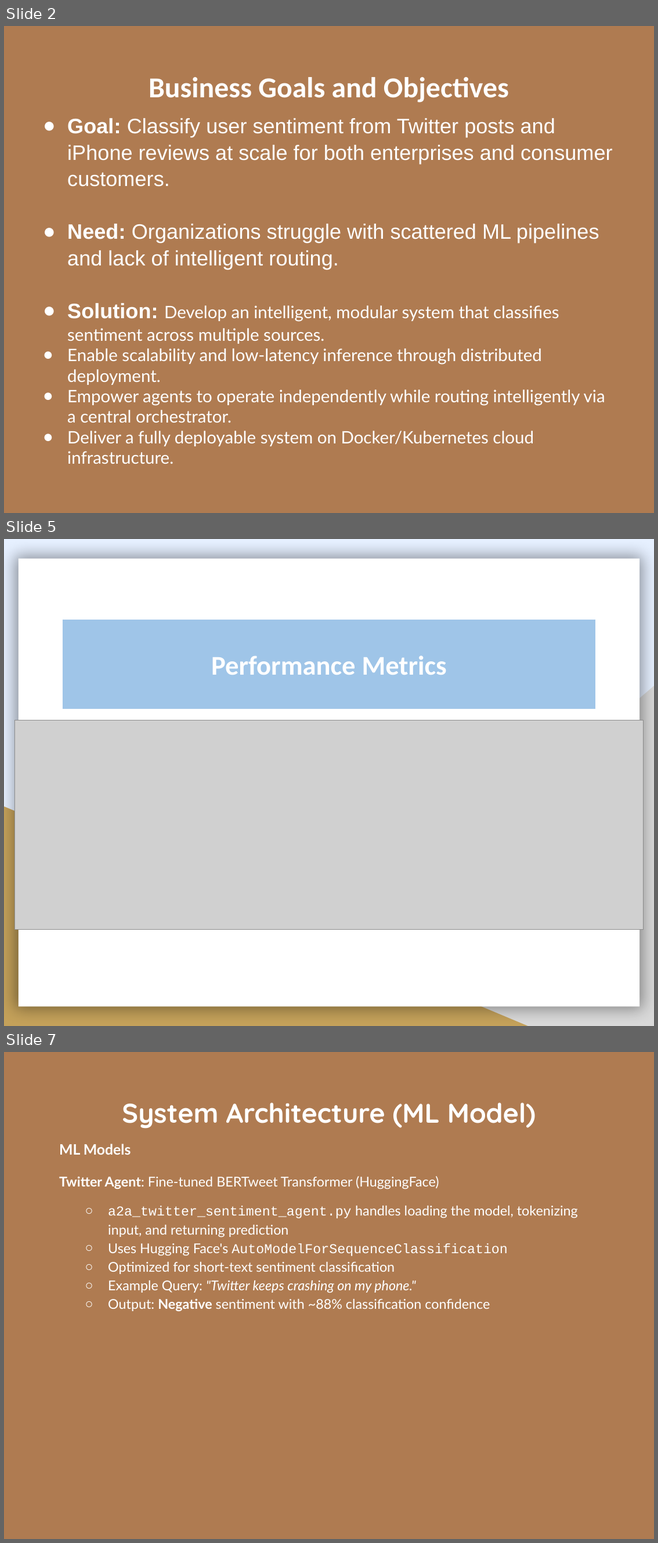
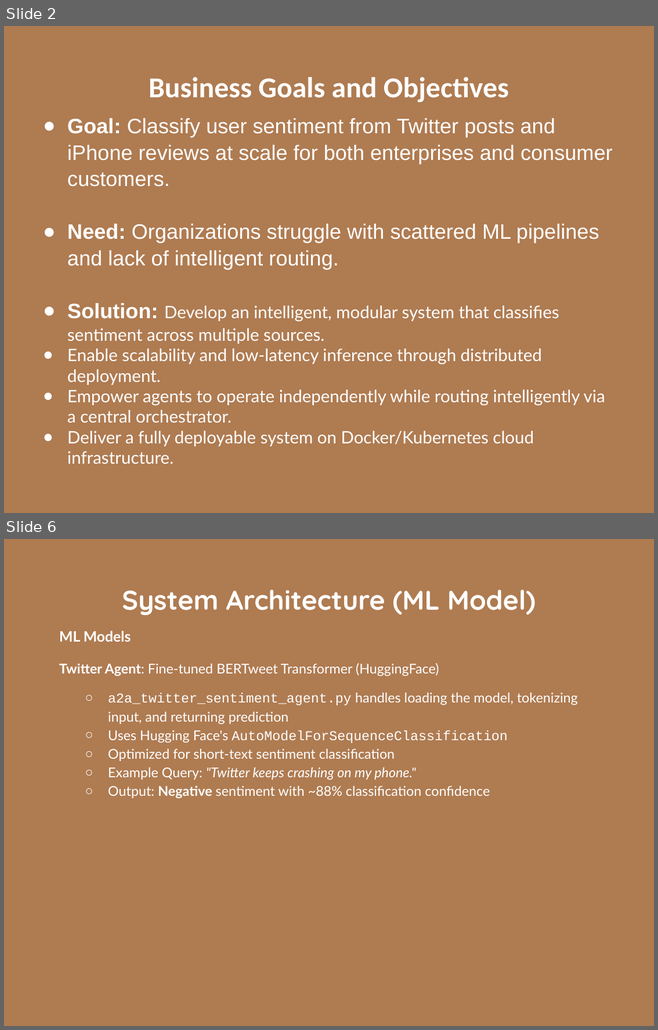
Before and after one commit to gshiva1975/AAI-510, a slide deck: finalproject-submission/Final Project SectionX-TeamGroup-9-Presentation.pptx. Shown one above the other, each under a label of ours: slides 2, 5 and 7 before the commit, slides 2 and 6 after it; the slides between them are not shown. The pictures are 658x1543 and 658x1030 pixels, drawn with LibreOffice and Linux fonts; fonts in the diff are those of the drawing; grey boxes stand for pictures; background and template pictures are left out. Boxes give left, top, right and bottom in pixels: in the first picture for what was removed or moved away, otherwise in the second. Text is boxed around its words. In the diff, an @@ line names an element or a change of style, - is before the commit and + after.

```diff
--- a/finalproject-submission/Final Project SectionX-TeamGroup-9-Presentation.pptx
+++ b/finalproject-submission/Final Project SectionX-TeamGroup-9-Presentation.pptx
@@ slide 5 removed at box(4, 539, 654, 1026), background #E6F0FF @@
@@ rectangle removed at box(18, 559, 639, 1006) @@
@@ title removed at box(63, 619, 596, 709) @@
-Performance Metrics
@@ right triangle removed at box(259, 686, 654, 1026) @@
@@ picture removed at box(15, 720, 643, 929) @@
@@ right triangle removed at box(4, 806, 528, 1026) @@
@@ what was slide 7 is now slide 6 @@
```
Also in this commit, not shown: 4 slides changed, 1 other file.
